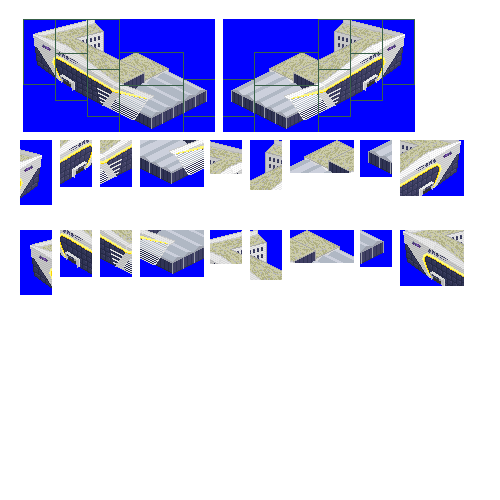
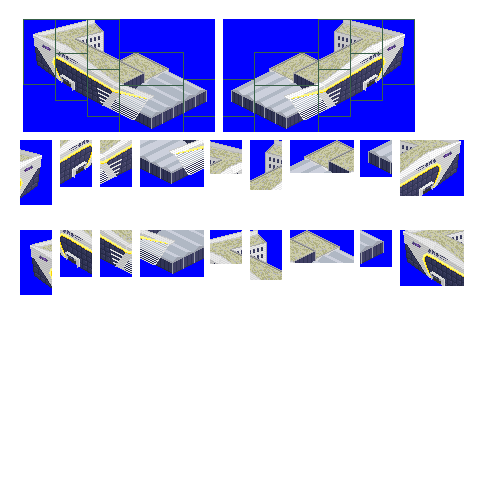
Layer changes from the first w=500, h=500 image to the second:
painted on "배경" over [75, 24, 363, 272]
